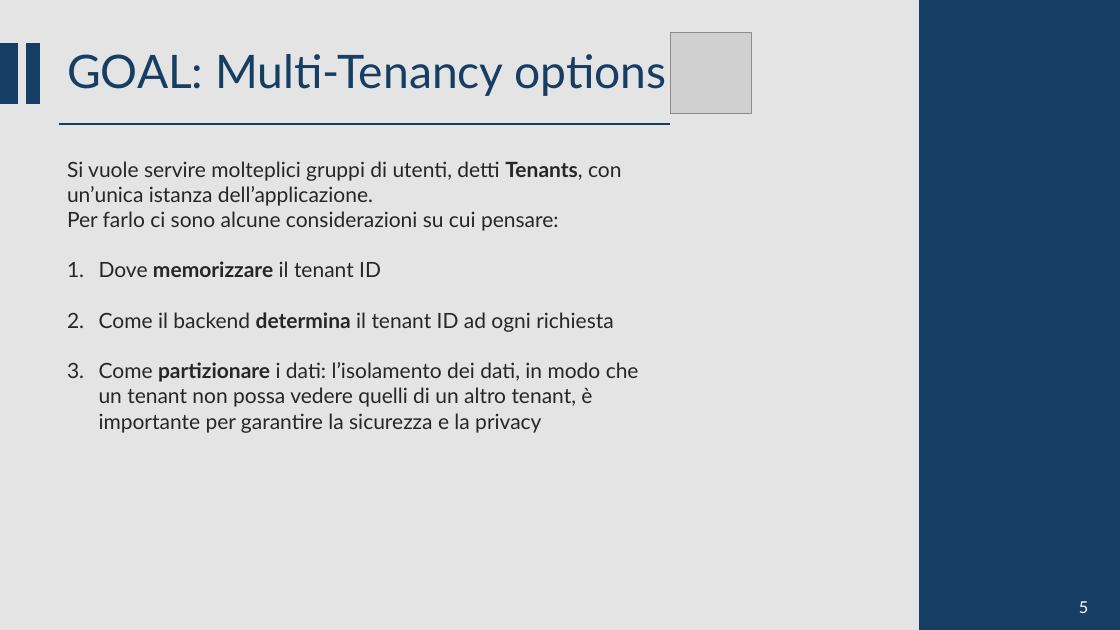
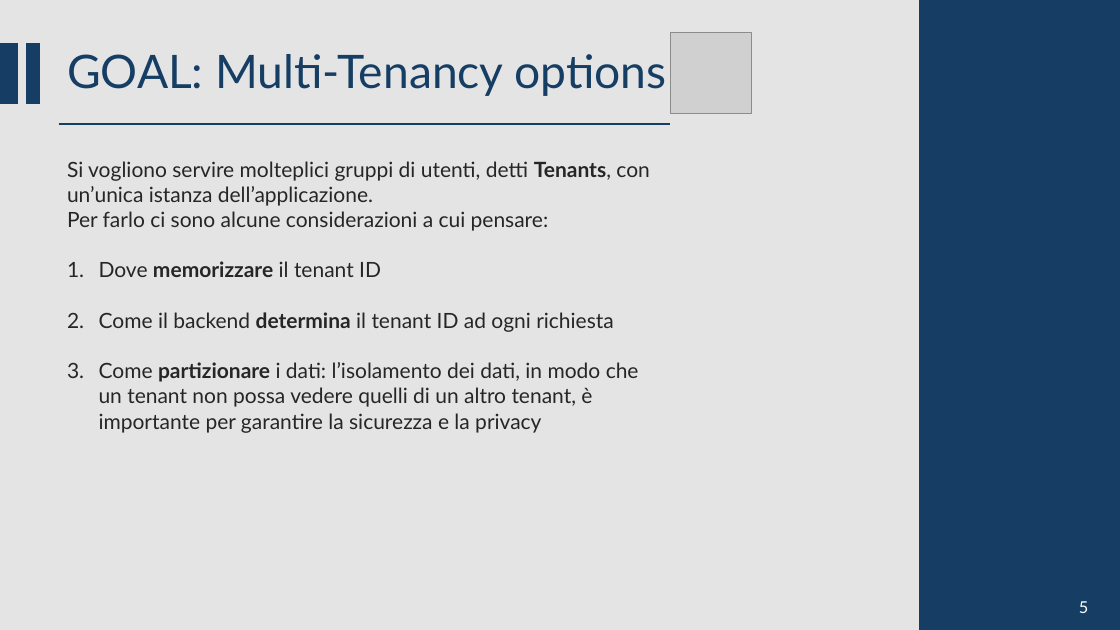
Before and after one commit to CSW-Teams/MS3-docs, a slide deck: slide 10 of ShiftsHappen/Sprint 1/CSW Sprint 1.pptm. Drawn at 1120x630 pixels with LibreOffice and Linux fonts; fonts in the diff are those of the drawing; grey boxes stand for pictures. Boxes give left, top, right and bottom in pixels: in the first picture for what was removed or moved away, otherwise in the second. Text is boxed around its words. In the diff, an @@ line names an element or a change of style, - is before the commit and + after.

```diff
--- a/ShiftsHappen/Sprint 1/CSW Sprint 1.pptm
+++ b/ShiftsHappen/Sprint 1/CSW Sprint 1.pptm
@@ text at (67, 161, 649, 231): text changed @@
-Si vuole servire molteplici gruppi di utenti, detti Tenants, con un’unica istanza dell’applicazione.
-Per farlo ci sono alcune considerazioni su cui pensare:
+Si vogliono servire molteplici gruppi di utenti, detti Tenants, con un’unica istanza dell’applicazione.
+Per farlo ci sono alcune considerazioni a cui pensare:
```
Also in this commit, not shown: 9 other slides changed, 1 slide added.
